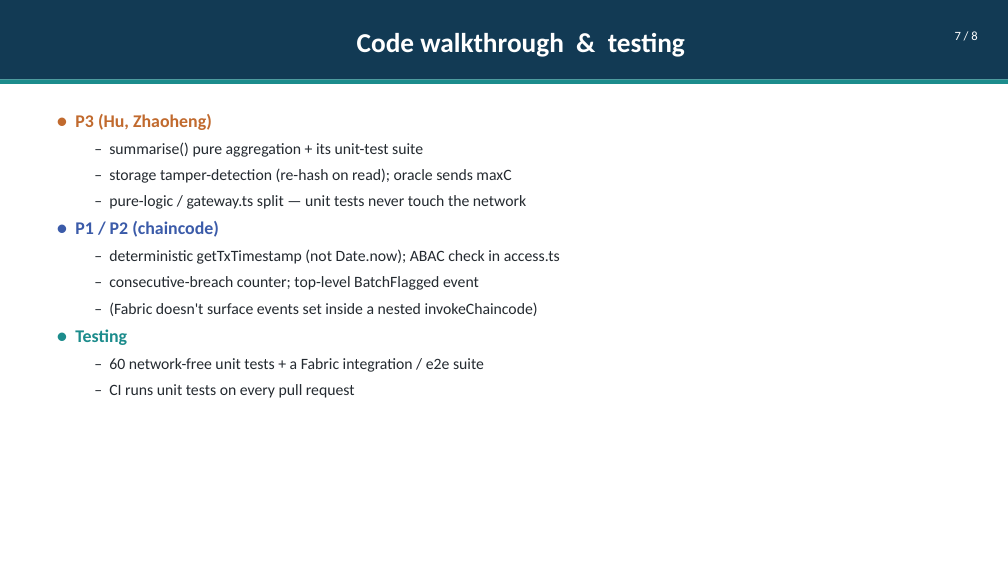
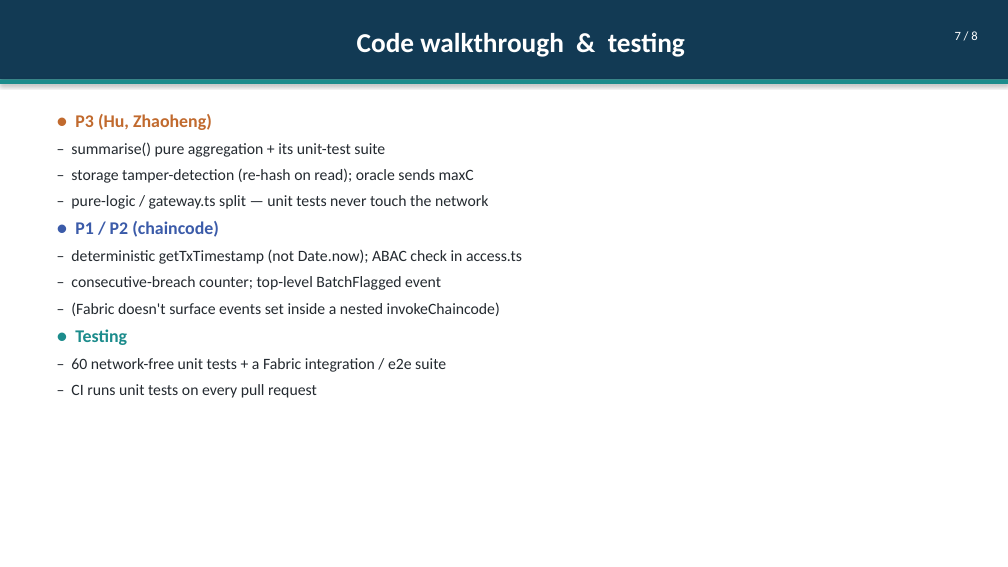
Before and after one commit to lawrence3699/comp6452-proj2, a slide deck: slide 7 of docs/COMP6452_Proj2_Task3.pptx. Drawn at 1008x567 pixels with LibreOffice and Linux fonts; fonts in the diff are those of the drawing. Boxes give left, top, right and bottom in pixels: in the first picture for what was removed or moved away, otherwise in the second. Text is boxed around its words. In the diff, an @@ line names an element or a change of style, - is before the commit and + after.

```diff
--- a/docs/COMP6452_Proj2_Task3.pptx
+++ b/docs/COMP6452_Proj2_Task3.pptx
@@ rectangle "Code walkthrough & testing" at (0,0,1008,79): shadow on @@
@@ rectangle at (0,79,1008,84): shadow on @@
@@ text at (71,142,522,398): indent changed @@
```
Also in this commit, not shown: 7 other slides changed, 9 other files.
